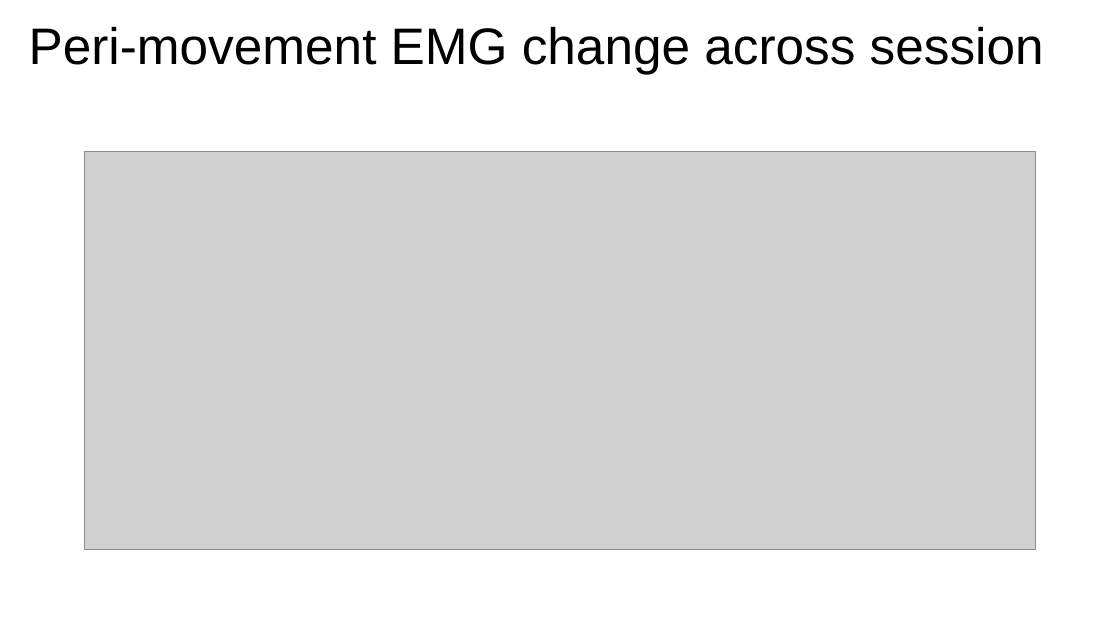
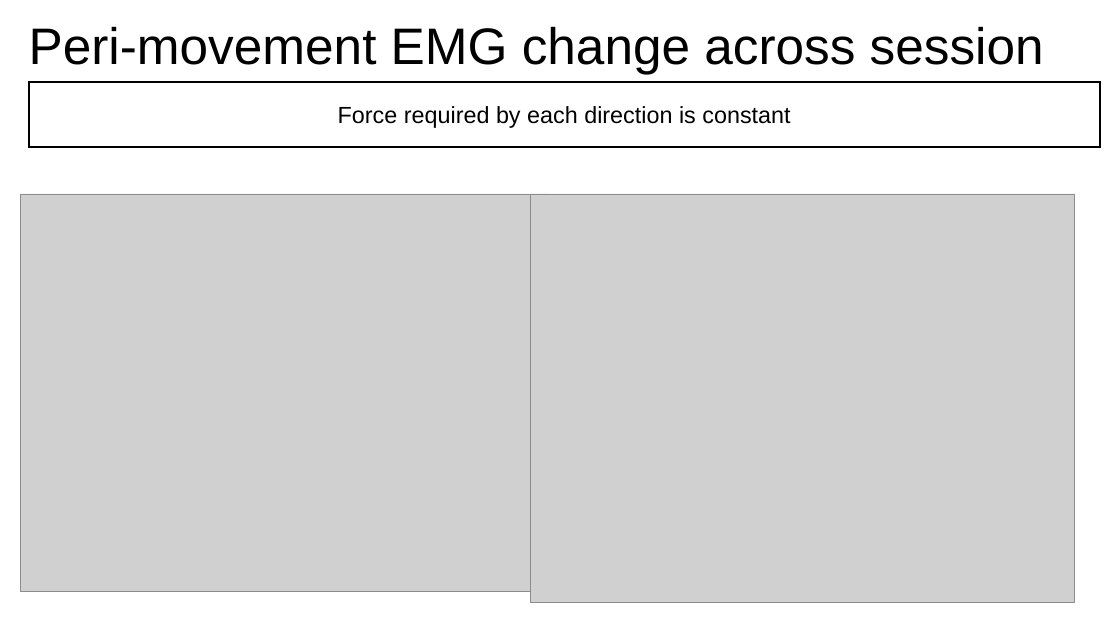
Before and after one commit to Hiroo-Miyata/chase-lab, a slide deck: slide 7 of report/20220923.pptx. Drawn at 1120x630 pixels with LibreOffice and Linux fonts; fonts in the diff are those of the drawing; grey boxes stand for pictures. Boxes give left, top, right and bottom in pixels: in the first picture for what was removed or moved away, otherwise in the second. Text is boxed around its words. In the diff, an @@ line names an element or a change of style, - is before the commit and + after.

Commit message:
add pptx

```diff
--- a/report/20220923.pptx
+++ b/report/20220923.pptx
@@ rectangle added at box(29, 82, 1100, 146), fill #FFFFFF, outline #000000 1.5 pt, 20 pt, text #000000 @@
+Force required by each direction is constant
@@ picture removed at box(85, 151, 1036, 549) @@
@@ picture added at box(20, 194, 550, 592) @@
@@ picture added at box(530, 194, 1075, 602) @@
```
Also in this commit, not shown: 2 slides removed, 1 other file.
